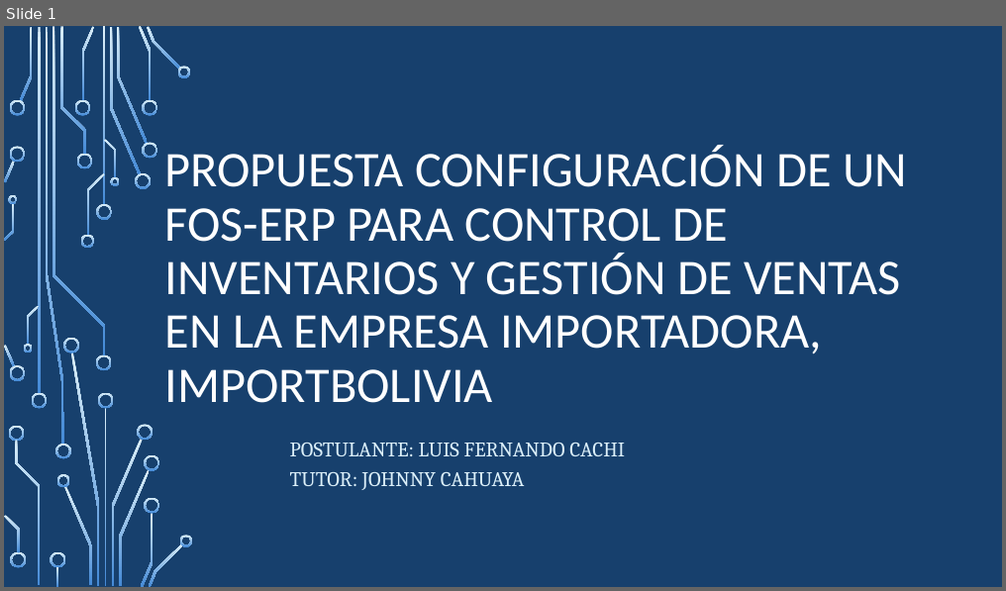
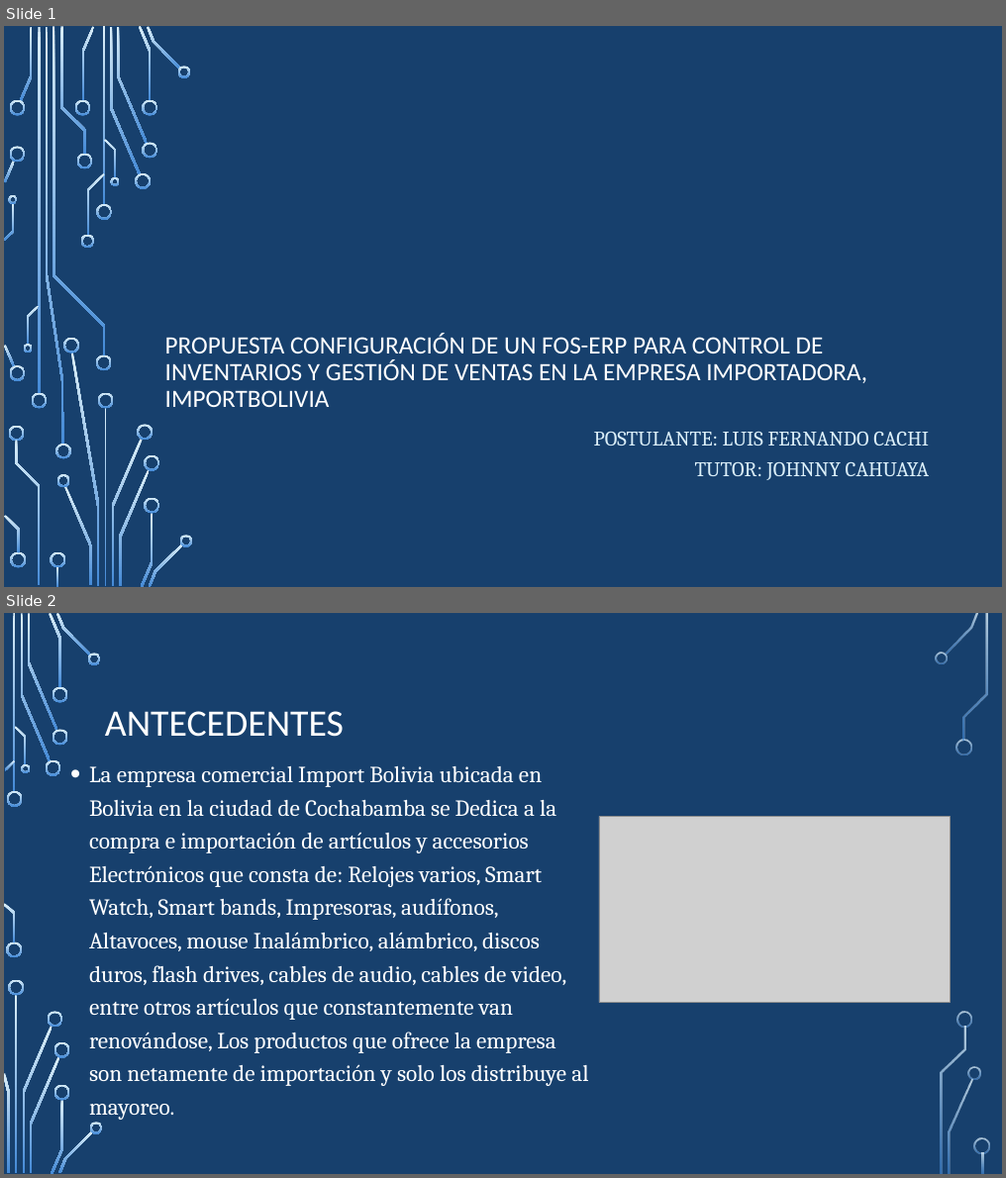
Before and after one commit to lufercc/ProyectoWord, a slide deck: monografia.pptx. Shown one above the other, each under a label of ours: slide 1 before the commit, slides 1 and 2 after it. The pictures are 1006x591 and 1006x1178 pixels, drawn with LibreOffice and Linux fonts; fonts in the diff are those of the drawing; grey boxes stand for pictures; background and template pictures are left out. Boxes give left, top, right and bottom in pixels: in the first picture for what was removed or moved away, otherwise in the second. Text is boxed around its words. In the diff, an @@ line names an element or a change of style, - is before the commit and + after.

```diff
--- a/monografia.pptx
+++ b/monografia.pptx
@@ slide 2 added at bbox=[4, 613, 1002, 1174], background picture (left out) @@
@@ title added at bbox=[105, 711, 344, 737], 36 pt, text #FFFFFF @@
+ANTECEDENTES
@@ text added at bbox=[89, 766, 588, 1120], 22.2 pt, text #FFFFFF @@
+• La empresa comercial Import Bolivia ubicada en Bolivia en la ciudad de Cochabamba se Dedica a la compra e importación de artículos y accesorios Electrónicos que consta de: Relojes varios, Smart Watch, Smart bands, Impresoras, audífonos, Altavoces, mouse Inalámbrico, alámbrico, discos duros, flash drives, cables de audio, cables de video, entre otros artículos que constantemente van renovándose, Los productos que ofrece la empresa son netamente de importación y solo los distribuye al mayoreo.
@@ picture added at bbox=[599, 817, 949, 1003] @@
@@ group added at bbox=[4, 613, 990, 1174]: 33 freeform shapes, 3 rectangles @@
@@ slide 1 changed as well @@
@@ title "PROPUESTA CONFIGURACIÓN DE UN FOS-ERP ...": place and size @@
-title "PROPUESTA CONFIGURACIÓN DE UN FOS-ERP ..." at bbox=[165, 146, 907, 403]
+title "PROPUESTA CONFIGURACIÓN DE UN FOS-ERP ..." at bbox=[165, 333, 867, 407]
@@ title "PROPUESTA CONFIGURACIÓN DE UN FOS-ERP ..." at bbox=[165, 333, 867, 407]: size 48 to 24 pt @@
@@ subtitle "POSTULANTE: LUIS FERNANDO CACHI TUTOR: ...": place and size @@
-subtitle "POSTULANTE: LUIS FERNANDO CACHI TUTOR: ..." at bbox=[290, 443, 625, 490]
+subtitle "POSTULANTE: LUIS FERNANDO CACHI TUTOR: ..." at bbox=[594, 432, 930, 480]
@@ subtitle "POSTULANTE: LUIS FERNANDO CACHI TUTOR: ..." at bbox=[594, 432, 930, 480]: alignment left to right @@
```
Also in this commit, not shown: 14 other slides added.
